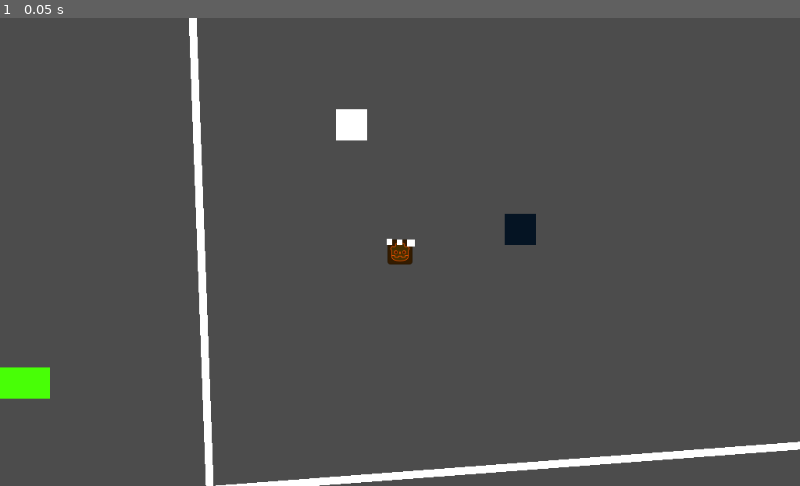
Above: before the commit, frame 1.
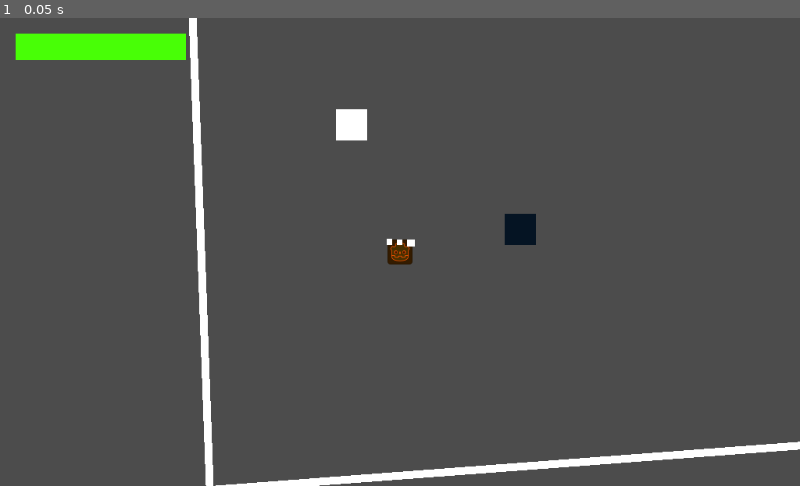
Above: after the commit, the same moment.

Repository: ShirleyNekoDev/GameJam-PortalBrawler
Game: Godot game, scene res://game/game.tscn
Two runs of this game, one before a commit and one after it. Both use one fixed random seed, a clock stepped at 60 frames per second and the inputs below.
Inputs:
- Up to frame 1 (0.05 s): no input

The runs differ from the first frame. In frame 1, 1.7% of the frame differs, in the area x 0-24%, y 3-82%.

Commit message:
Add healthbar

Diff:
--- a/examples/physics_projectile/physics_projectile.gd
+++ b/examples/physics_projectile/physics_projectile.gd
@@ -37,8 +37,8 @@
 		for i in range(state.get_contact_count()):
 			var body = state.get_contact_collider_object(i)
 			if body and body != owned_by and body.is_in_group("players"):
-				body.rpc("kill")
-	#elif has_overrides:
+				body.rpc("hit", self)
+	#elif has_overrides:,
 	#	has_overrides = false
 	#	state.transform = Transform2D(override_rotation, override_position)
 	#	state.angular_velocity = override_angular_velocity
--- a/examples/physics_projectile/physics_projectile.tscn
+++ b/examples/physics_projectile/physics_projectile.tscn
@@ -5,7 +5,9 @@
 [sub_resource type="RectangleShape2D" id=1]
 extents = Vector2( 7.2503, 6.93612 )
 
-[node name="physics_projectile" type="RigidBody2D"]
+[node name="physics_projectile" type="RigidBody2D" groups=[
+"projectiles",
+]]
 contacts_reported = 1
 contact_monitor = true
 script = ExtResource( 1 )
--- a/examples/projectile/projectile.gd
+++ b/examples/projectile/projectile.gd
@@ -16,5 +16,9 @@
 	position += direction * speed
 
 func _on_projectile_body_entered(body):
+	print("Hit")
 	if is_network_master() and body != owned_by:
-		body.rpc("kill")
+		body.rpc("hit", self)
+
+func get_damage():
+	return 0.1
--- a/examples/projectile/projectile.tscn
+++ b/examples/projectile/projectile.tscn
@@ -6,6 +6,7 @@
 extents = Vector2( 7.2503, 6.93612 )
 
 [node name="projectile" type="Area2D"]
+collision_layer = 2
 script = ExtResource( 1 )
 
 [node name="ColorRect" type="ColorRect" parent="."]
--- a/game/game.gd
+++ b/game/game.gd
@@ -70,6 +70,7 @@
 	player.add_to_group("players")
 
 	add_child(player)
+	player.connect("health_changed", self, "update_health")
 
 	if position:
 		player.position = position
@@ -79,3 +80,7 @@
 
 remotesync func unregister_player(player_id: int):
 	remove_child(get_node(String(player_id)))
+
+func update_health(health):
+	if health >= 0:
+		$CanvasLayer/HealthbarBackground/Healthbar.rect_scale = Vector2(health, 1)
--- a/game/game.tscn
+++ b/game/game.tscn
@@ -41,6 +41,7 @@
 position = Vector2( 453.054, 573.523 )
 rotation = 1.49577
 scale = Vector2( 0.497915, 44.0733 )
+collision_layer = 3
 
 [node name="CollisionShape2D" type="CollisionShape2D" parent="StaticBody2D"]
 shape = SubResource( 2 )
@@ -53,6 +54,7 @@
 position = Vector2( 994.106, 407.207 )
 rotation = -0.036454
 scale = Vector2( 0.497915, 44.0733 )
+collision_layer = 3
 
 [node name="CollisionShape2D" type="CollisionShape2D" parent="StaticBody2D2"]
 shape = SubResource( 2 )
@@ -65,6 +67,7 @@
 position = Vector2( 30.9485, 378.786 )
 rotation = -0.036454
 scale = Vector2( 0.497915, 44.0733 )
+collision_layer = 3
 
 [node name="CollisionShape2D" type="CollisionShape2D" parent="StaticBody2D3"]
 shape = SubResource( 2 )
@@ -76,10 +79,11 @@
 [node name="CanvasLayer" type="CanvasLayer" parent="."]
 
 [node name="HealthbarBackground" type="ColorRect" parent="CanvasLayer"]
-margin_left = -106.0
-margin_top = 448.0
-margin_right = 64.0
-margin_bottom = 488.0
+margin_left = 20.0
+margin_top = 20.0
+margin_right = 190.0
+margin_bottom = 60.0
+rect_scale = Vector2( 1.28125, 0.857143 )
 __meta__ = {
 "_edit_use_anchors_": false
 }
--- a/player/player.gd
+++ b/player/player.gd
@@ -4,6 +4,8 @@
 var id
 var color: Color setget set_color
 var health = 1.0
+
+signal health_changed(new_health)
 
 func _ready():
 	rset_config("position", MultiplayerAPI.RPC_MODE_REMOTESYNC)
@@ -112,5 +114,14 @@
 	box.position = position
 	get_parent().add_child(box)
 
+remotesync func hit(element: Node):
+	print("health loss")
+	if element.is_in_group("projectiles"):
+		health -= element.get_damage()
+		emit_signal("health_changed", health)
+		element.queue_free()
+		if health <= 0:
+			pass
+
 remotesync func kill():
 	hide()
--- a/player/player.tscn
+++ b/player/player.tscn
@@ -6,7 +6,9 @@
 [sub_resource type="RectangleShape2D" id=1]
 extents = Vector2( 30.8244, 32.1765 )
 
-[node name="player" type="KinematicBody2D"]
+[node name="player" type="KinematicBody2D" groups=[
+"players",
+]]
 scale = Vector2( 0.5, 0.5 )
 script = ExtResource( 1 )
 
